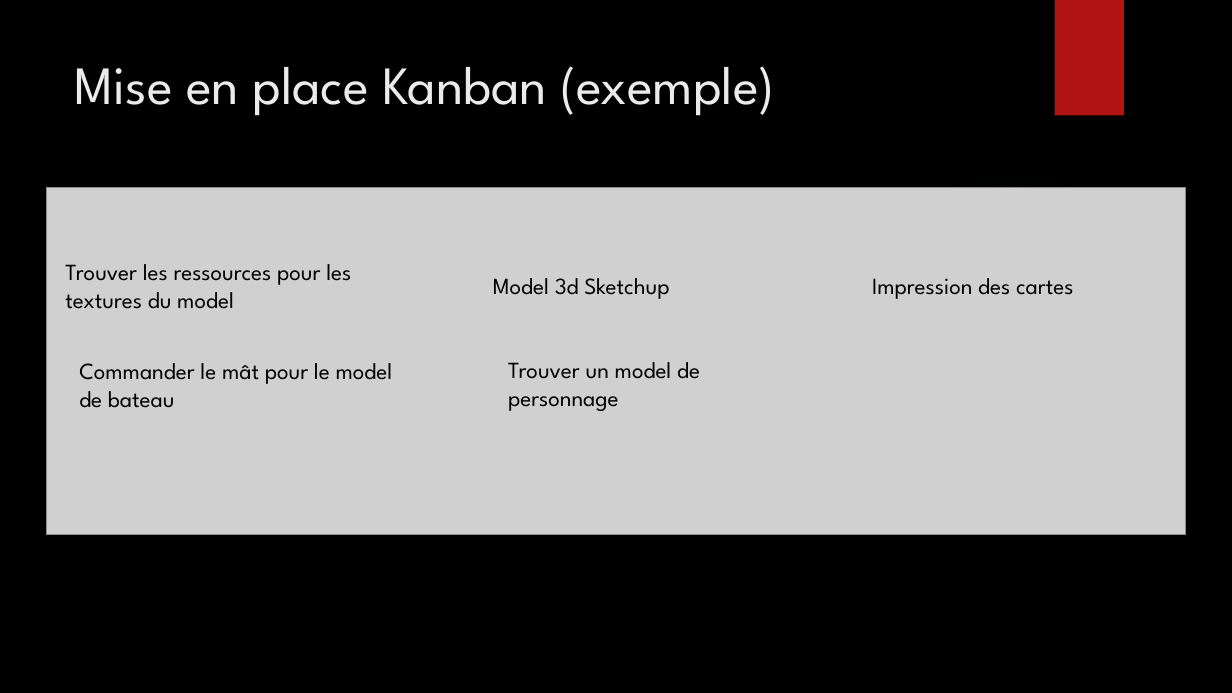
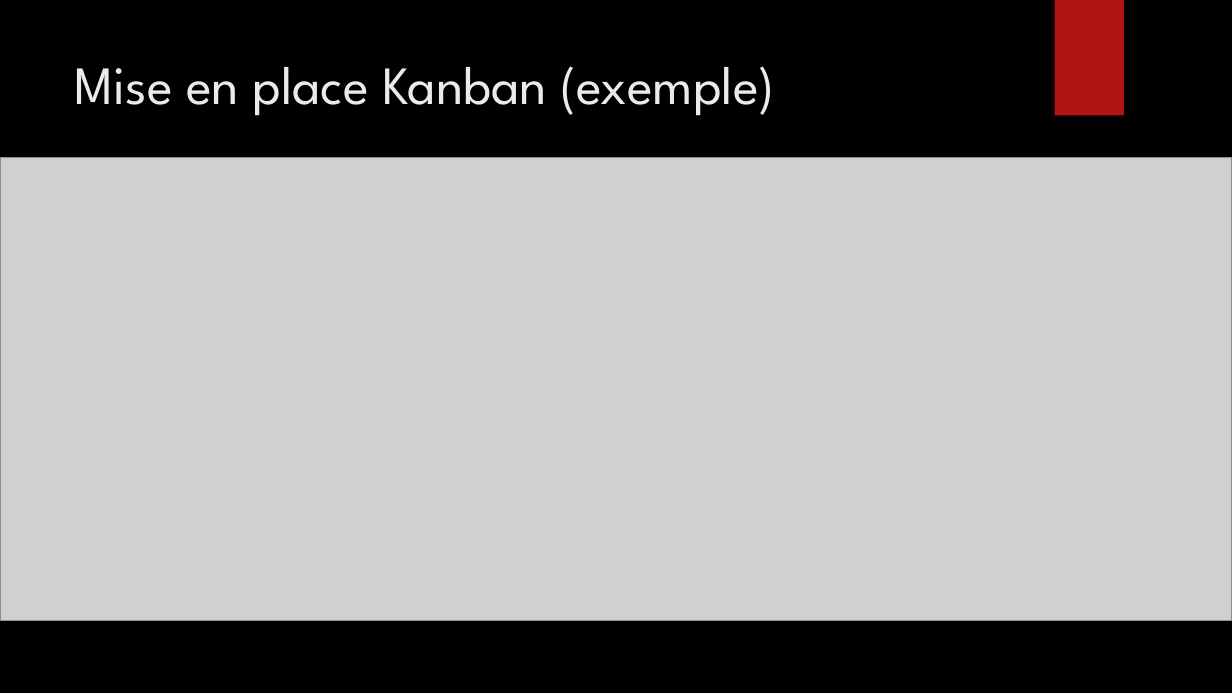
Before and after one commit to ReDiXe/Totally-Spies, a slide deck: slide 6 of Kanban_diapo.pptx. Drawn at 1232x693 pixels with LibreOffice and Linux fonts; fonts in the diff are those of the drawing; grey boxes stand for pictures; background and template pictures are left out. Boxes give left, top, right and bottom in pixels: in the first picture for what was removed or moved away, otherwise in the second. Text is boxed around its words. In the diff, an @@ line names an element or a change of style, - is before the commit and + after.

Commit message:
modif de diapo

```diff
--- a/Kanban_diapo.pptx
+++ b/Kanban_diapo.pptx
@@ picture: place and size @@
-picture at <box>47,188,1186,535</box>
+picture at <box>0,157,1232,620</box>
@@ ellipse removed at <box>870,169,1154,454</box> @@
@@ text removed at <box>65,264,351,309</box> @@
-Trouver les ressources pour les textures du model
@@ text removed at <box>493,278,669,299</box> @@
-Model 3d Sketchup
@@ text removed at <box>872,278,1073,299</box> @@
-Impression des cartes
@@ text removed at <box>79,363,393,408</box> @@
-Commander le mât pour le model de bateau
@@ text removed at <box>508,362,700,411</box> @@
-Trouver un model de personnage
```
